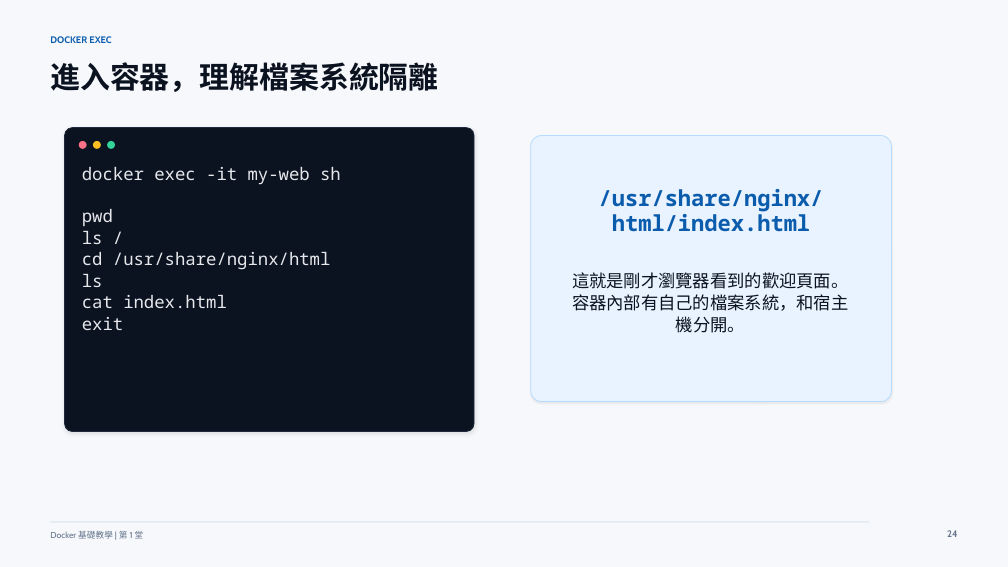
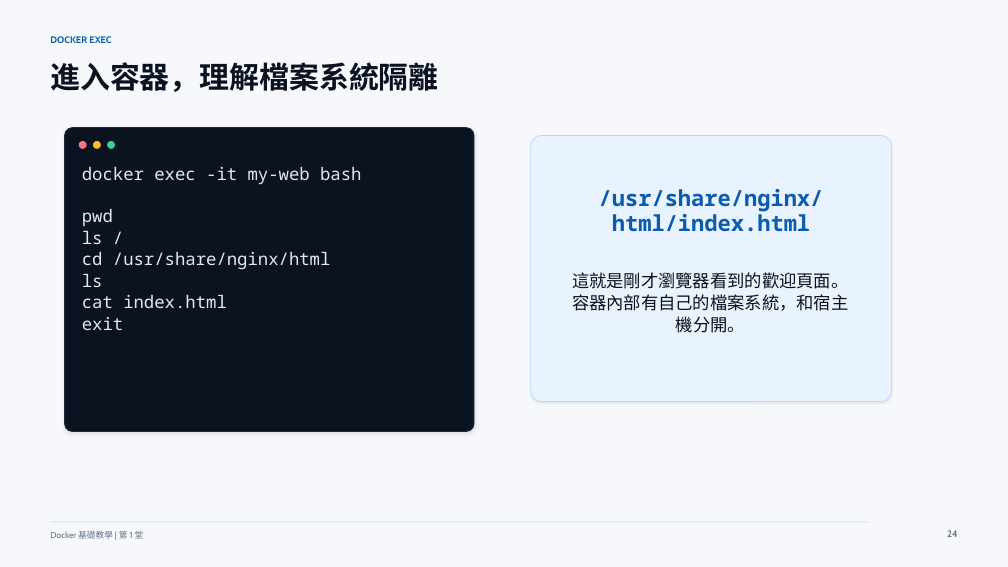
Before and after one commit to lalalalaluk/docker-practice, a slide deck: slide 25 of slides/docker-session1-basics-setup.pptx. Drawn at 1008x567 pixels with LibreOffice and Linux fonts; fonts in the diff are those of the drawing. Boxes give left, top, right and bottom in pixels: in the first picture for what was removed or moved away, otherwise in the second. Text is boxed around its words. In the diff, an @@ line names an element or a change of style, - is before the commit and + after.

```diff
--- a/slides/docker-session1-basics-setup.pptx
+++ b/slides/docker-session1-basics-setup.pptx
@@ text at (82, 167, 361, 185): text changed @@
-docker exec -it my-web sh
+docker exec -it my-web bash
```
Also in this commit, not shown: 1 other slide changed, 1 slide removed, 1 other file.
